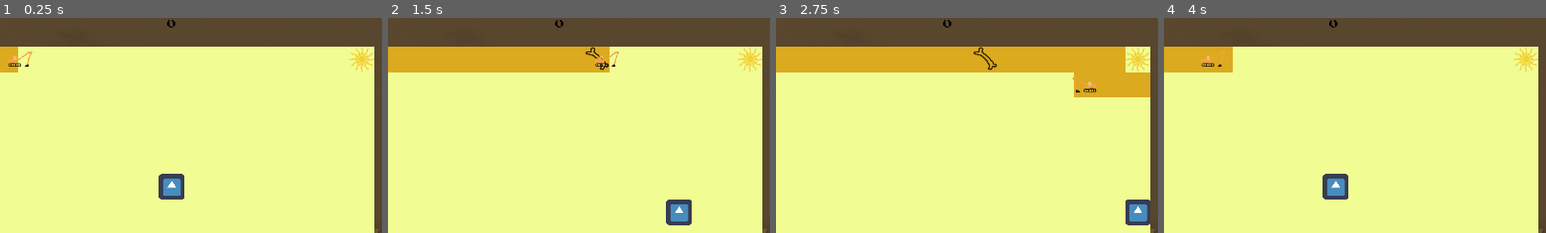
Above: before the commit, frames 1-4 (left to right).
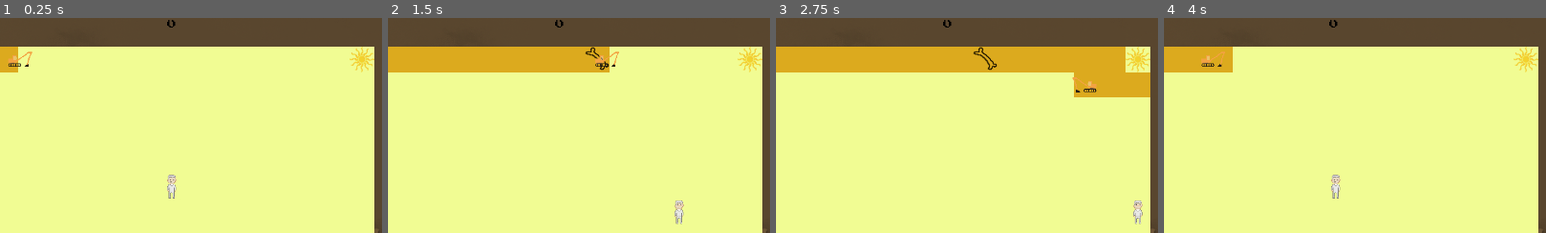
Above: after the commit, the same moments.

Repository: ImpeccableN/archeogame
Game: Godot game, scene res://Minigame1/Main_Minigame1.tscn
Same seed, same stepped clock (60 frames per second), same inputs: the game is played once before the commit and once after it. The project has no main scene, so this scene is started directly. The engine's default icon, where the game draws it, is replaced by a stand-in: a white triangle on a blue panel in a dark square.
Inputs (mouse positions are % of the whole screen's width and height, from its top left):
- Up to frame 1 (0.25 s): no input
- Up to frame 2 (1.5 s): move the mouse to (72, 45) at 0.52 s; hold D (move_right) 0.53-1.28 s; tap Space (set_marker) at 0.6, 1.35 s; click (72, 45) at 0.67 s; move the mouse to (30, 55) at 1.27 s; hold S (move_down) from 1.28 s (still down)
- Up to frame 3 (2.75 s): move the mouse to (60, 28) at 2.02 s; release S (move_down) at 2.03 s; hold D (move_right) from 2.03 s (still down); tap Space (set_marker) at 2.1 s
- Up to frame 4 (4 s): move the mouse to (45, 70) at 2.77 s; release D (move_right) at 2.78 s; hold W (move_up) 2.78-3.5 s; tap Space (set_marker) at 2.85 s; click (45, 70) at 2.92 s; click "START" at 3.5 s
The pictures show only the part of the screen within x 28-78%, y 11-61%; the shares and areas given below are measured in that part.

The runs differ from the first frame. In frame 1, 0.8% of the frame differs, in the area x 41-49%, y 72-85%; in frame 2, 0.8%, in the area x 72-80%, y 84-97%; in frame 3, 0.8%; in frame 4, 0.8%.

Commit message:
Minigame1: added sprite by Berivan to Player and Marker scenes

Diff:
--- a/HeuneburgGame/Minigame1/Marker.tscn
+++ b/HeuneburgGame/Minigame1/Marker.tscn
@@ -1,6 +1,6 @@
 [gd_scene load_steps=2 format=2]
 
-[ext_resource path="res://icon.png" type="Texture" id=1]
+[ext_resource path="res://Minigame1/Assets/Sprites/Marker_minigame1.jpg" type="Texture" id=1]
 
 [node name="Marker" type="Node2D"]
 
--- a/HeuneburgGame/Minigame1/Player.tscn
+++ b/HeuneburgGame/Minigame1/Player.tscn
@@ -1,6 +1,6 @@
 [gd_scene load_steps=4 format=2]
 
-[ext_resource path="res://icon.png" type="Texture" id=1]
+[ext_resource path="res://Minigame1/Assets/Sprites/player_minigame1.png" type="Texture" id=1]
 [ext_resource path="res://Minigame1/Player.gd" type="Script" id=2]
 
 [sub_resource type="RectangleShape2D" id=1]
@@ -10,7 +10,9 @@
 script = ExtResource( 2 )
 
 [node name="Sprite" type="Sprite" parent="."]
+position = Vector2( -52, -84 )
 texture = ExtResource( 1 )
+offset = Vector2( 52, 84 )
 
 [node name="CollisionShape2D" type="CollisionShape2D" parent="."]
 shape = SubResource( 1 )
Binary file added: HeuneburgGame/Minigame1/Assets/Sprites/Marker_minigame1.jpg
Not shown, added: HeuneburgGame/Minigame1/Assets/Sprites/Marker_minigame1.jpg.import
Binary file added: HeuneburgGame/Minigame1/Assets/Sprites/player_minigame1.png
Not shown, added: HeuneburgGame/Minigame1/Assets/Sprites/player_minigame1.png.import
